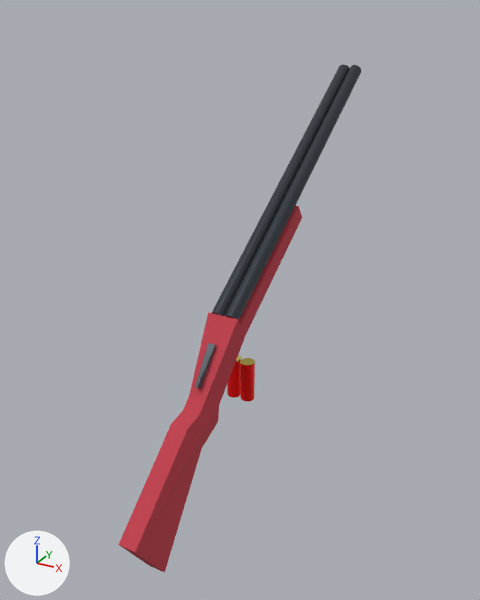
A saved change to the OBJ model data/weapon-shotgun/double-barreled-shotgun0005.obj.
Both versions are drawn from a camera (50 mm lens) standing at (1.84, -3.76, 2.09) and looking at (-0.07, -0.3, 0.36). The axes (+X, +Y, +Z) are drawn at lower left. The lights are the same throughout. Where no turn or scale is listed for an object, it has been applied to the vertices.

The first picture shows 'foreGrip', 'leftBarrel', 'rearStock', 'rightBarrel', 'shellPlastic', 'shellPlastic2'.
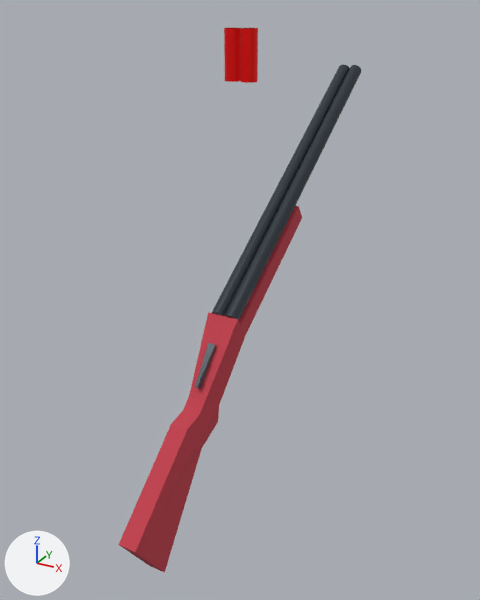
The newer file is also turned or shifted as a whole; pictures and numbers use the older file's frame.

Where the change shows, as pixel boxes [x1, y1, x2, y2] in the pictures (480 x 600 px):
'shellPlastic2', mesh moved
    before: [241, 363, 255, 401]
    after: [241, 28, 258, 83]
'shellPlastic', mesh moved
    before: [227, 360, 241, 398]
    after: [224, 28, 241, 82]

The edits, one by one:
me_shellplastic has 36 vertices, 68 faces and spans x -0.09..0.0, y -0.462..-0.371, z -0.273..-0.004.
me_shellplastic is used by ob_shellplastic; location (0.0, 0.0, 0.0).
me_shellplastic part 1: the whole mesh is moved by (0.0, 0.0, 2.0).
me_shellplastic2 has 36 vertices, 68 faces and spans x 0.01..0.1, y -0.462..-0.371, z -0.273..-0.004.
me_shellplastic2 is used by ob_shellplastic2; location (0.0, 0.0, 0.0).
me_shellplastic2 part 2: the whole mesh is moved by (0.0, 0.0, 2.0).
